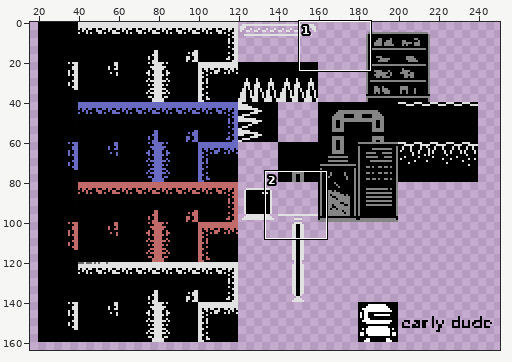
A sprite sheet gets an edit: assets/sprites/Tilemap_Packed.png. The first picture is a wide view before the edit; the outline marks the close-up.
Close-up. First the earlier version:
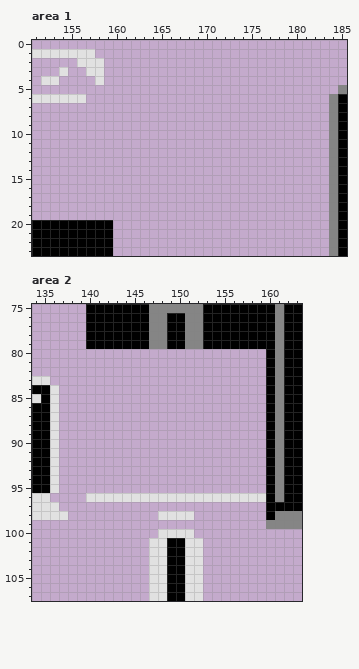
The file is 300x200 pixels. Colours within 5 levels of each other are drawn and written as one. Shown: area 1: x 151..185, y 0..23; area 2: x 134..163, y 75..107. The wide view leaves out empty margins.
After the commit:
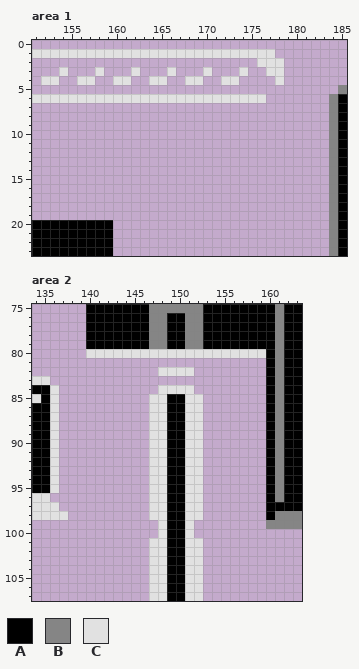
Palette (. is transparent): A #000000  B #858585  C #e1e1e1
What changed:
Area 1:
Colour C now appears in row 1 at x 158 to 177; in row 2 at x 176 to 178; in row 3 at x 162, 166, 170, 174 and 177 to 178; in row 4 at x 156 to 157, 160 to 161, 164 to 165, 168 to 169, 172 to 173 and 178; in row 6 at x 157 to 176.
The author cleared colour C in row 2 at x 156 to 158; in row 3 at x 157; in row 4 at x 158.
Area 2:
Colour A now appears in rows 85 to 95 at x 149 to 150; in row 97 at x 149 to 150; in row 99 at x 149 to 150.
The author changed colour C to colour A in row 96 at x 149 to 150; in row 98 at x 149 to 150; in row 100 at x 149 to 150.
Colour C now appears in row 80 at x 140 to 159; in row 82 at x 148 to 151; in row 84 at x 148 to 151; in rows 85 to 95 at x 147 to 148 and 151 to 152; in row 97 at x 147 to 148 and 151 to 152; in row 98 at x 147 and 152.
Colour C now appears in row 99 at x 148 and 151.
The author cleared colour C in row 96 at x 140 to 146 and 153 to 159.
Changed places in both close-ups, as pixel boxes (x1, y1, x2, y2):
changed: (77, 49, 284, 103)
changed: (86, 349, 266, 538)
